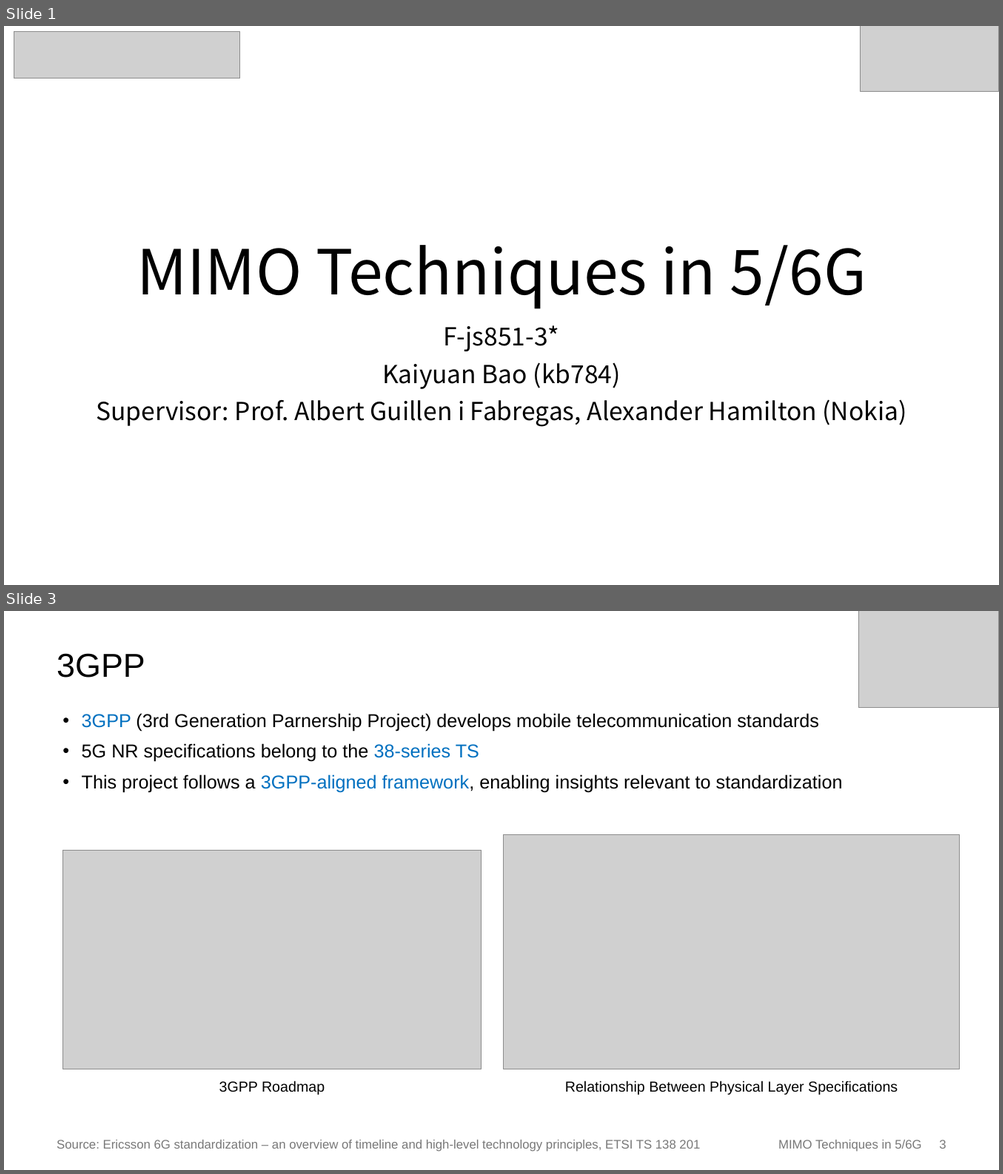
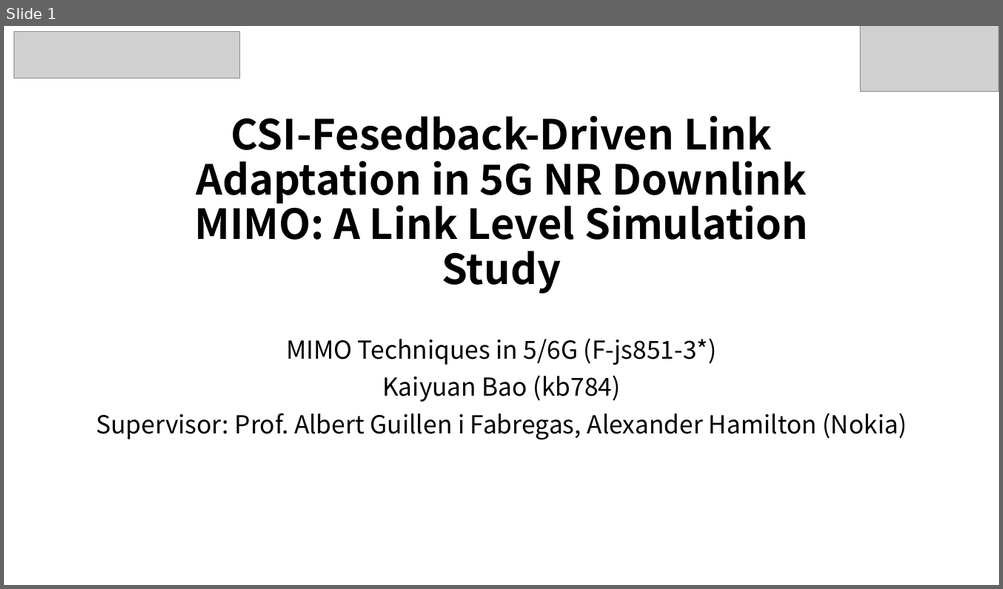
Before and after one commit to Bariumoxid/MIMOTechniques, a slide deck: PPT/Final_PPT/PPT_Final.pptx. Shown one above the other, each under a label of ours: slides 1 and 3 before the commit, slide 1 after it; the slides between them are not shown. The pictures are 1003x1174 and 1003x589 pixels, drawn with LibreOffice and Linux fonts; fonts in the diff are those of the drawing; grey boxes stand for pictures. Boxes give left, top, right and bottom in pixels: in the first picture for what was removed or moved away, otherwise in the second. Text is boxed around its words. In the diff, an @@ line names an element or a change of style, - is before the commit and + after.

```diff
--- a/PPT/Final_PPT/PPT_Final.pptx
+++ b/PPT/Final_PPT/PPT_Final.pptx
@@ slide 3 removed at box(4, 611, 999, 1170), background #FFFFFF @@
@@ picture removed at box(858, 611, 999, 708) @@
@@ title removed at box(57, 653, 145, 678) @@
-3GPP
@@ text removed at box(82, 713, 842, 792) @@
-• 3GPP (3rd Generation Parnership Project) develops mobile telecommunication standards
-• 5G NR specifications belong to the 38-series TS
-• This project follows a 3GPP-aligned framework, enabling insights relevant to standardization
@@ picture removed at box(63, 851, 481, 1069) @@
@@ picture removed at box(504, 834, 960, 1069) @@
@@ text removed at box(219, 1081, 324, 1095) @@
-3GPP Roadmap
@@ text removed at box(565, 1081, 897, 1095) @@
-Relationship Between Physical Layer Specifications
@@ text removed at box(57, 1140, 700, 1152) @@
-Source: Ericsson 6G standardization – an overview of timeline and high-level technology principles, ETSI TS 138 201
@@ text removed at box(778, 1140, 945, 1152) @@
-MIMO Techniques in 5/6G 3
@@ slide 1 changed as well @@
@@ title at box(194, 116, 808, 294): text changed; size 60 to 40 pt; bold on @@
-MIMO Techniques in 5/6G
+CSI-Fesedback-Driven Link Adaptation in 5G NR Downlink MIMO: A Link Level Simulation Study
@@ subtitle "MIMO Techniques in 5/6G (F-js851-3*)": place and size @@
-subtitle "MIMO Techniques in 5/6G (F-js851-3*)" at box(96, 326, 907, 427)
+subtitle "MIMO Techniques in 5/6G (F-js851-3*)" at box(96, 338, 907, 440)
@@ subtitle at box(286, 338, 717, 365): text changed @@
-F-js851-3*
+MIMO Techniques in 5/6G (F-js851-3*)
```
Also in this commit, not shown: 2 other slides changed, 5 slides added, 5 other slides removed.
